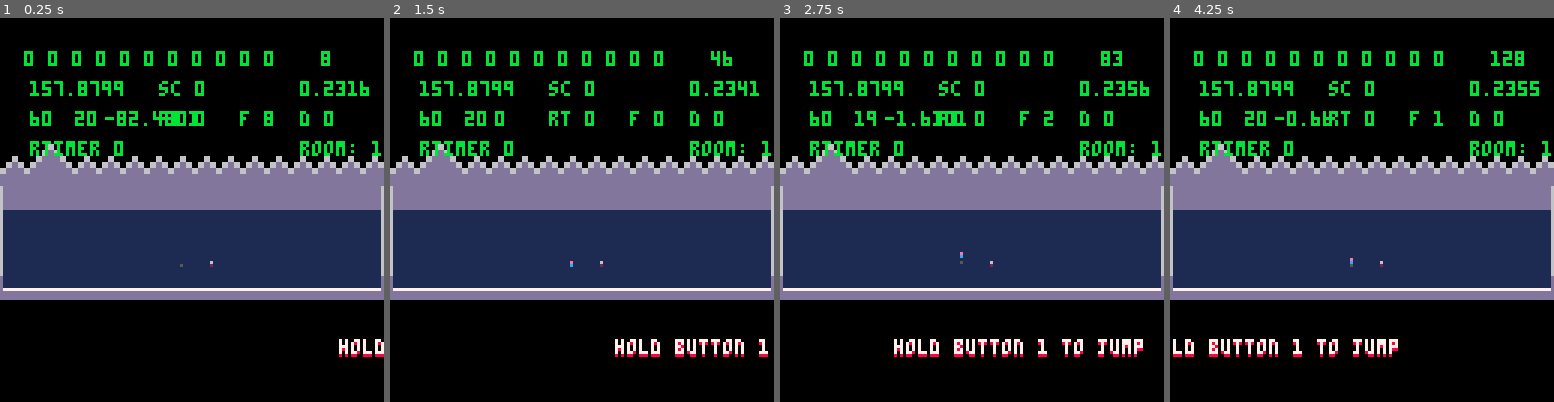
Above: before the commit, frames 1-4 (left to right).
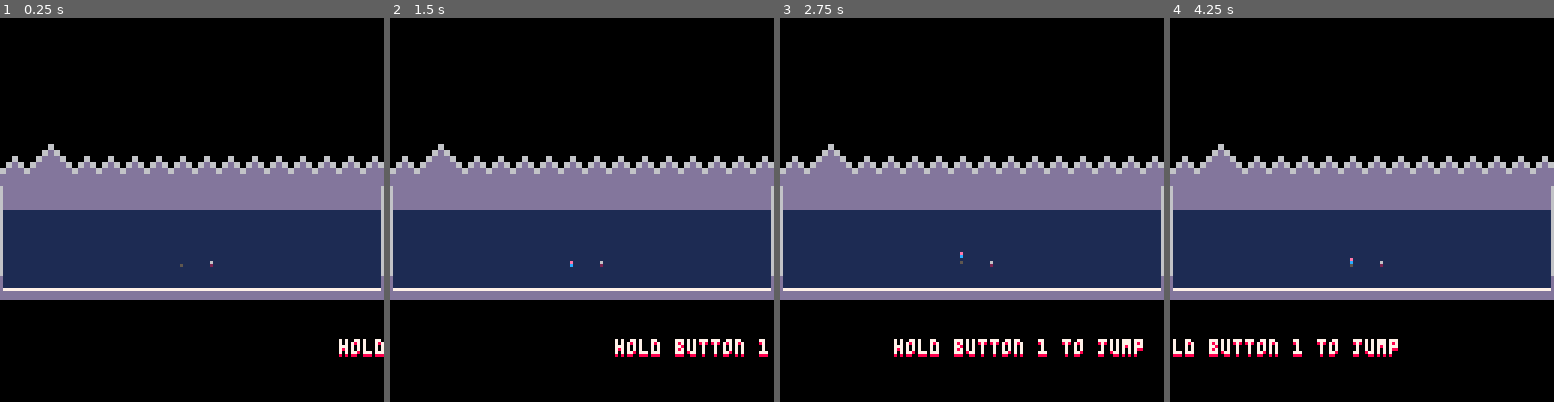
Above: after the commit, the same moments.

Repository: arnodick/tiny_parkour
Game: PICO-8 cartridge tinyp.p8
Same seed, same stepped clock (60 frames per second), same inputs: the game is played once before the commit and once after it.
Inputs:
- Up to frame 1 (0.25 s): no input
- Up to frame 2 (1.5 s): tap X (X key) at 0.33, 1.07 s; tap O (Z key) at 0.7 s
- Up to frame 3 (2.75 s): tap O (Z key) at 1.7, 2.1, 2.5 s; tap X (X key) at 1.85 s; hold Up 2.15-2.42 s
- Up to frame 4 (4.25 s): tap O (Z key) every 0.4 s from 2.9 to 4.1 s; tap X (X key) at 2.97, 4.08 s; hold Down 3.63-3.97 s

The runs differ from the first frame. In frame 1, 3.6% of the frame differs, in the area x 6-100%, y 8-36%; in frame 2, 3.4%; in frame 3, 3.6%; in frame 4, 3.6%.

Commit message:
menu rooms started

Diff:
--- a/tinyp.p8
+++ b/tinyp.p8
@@ -3,7 +3,7 @@
 __lua__
 --tiny parkour
 --by ashley pringle
-debug=true
+debug=false
 doff=0
 function items_i(r)
 if r==2 then
@@ -754,6 +754,12 @@
 		for a=1,20 do makepart(player[1].x,player[1].y+player[1].z,1,1,flr(rnd(6))) end
 		for k,v in pairs(player) do player[k]=nil end
 	end
+	if parts[1]==nil and player[1]==nil then
+		room=3
+		makeroom(127,31,0,0,0,0x2000,0x0000,4096,0,0)--menu
+		changeroom(room)
+		for b=0,127 do for a=0,31 do mset(b,a,0) end end
+	end
 end
 
 function domenu(m)
@@ -920,9 +926,9 @@
 		line(b.x+0.3*b.r,b.z,player[1].x,player[1].y+player[1].z,4)
 	end
 	end
-	if timescore>0 then
-		print("time: "..timescore,b.x,b.z,8)
-	end
+--	if timescore>0 then
+--		print("time: "..timescore,b.x,b.z,8)
+--	end
 end
 
 function drawmenu(m)
@@ -1022,6 +1028,10 @@
 	foreach(boss,drawboss)
 	foreach(parts,drawpart)
 	foreach(menus,drawmenu)
+
+	if room==3 then
+		print("time: "..timescore,63,31,8)
+	end
 	--debug
 	if debug==true then
 		for a=0,10 do print(dget(a),r.w/2-55+a*8,cam+r.h-50+doff,11) end
